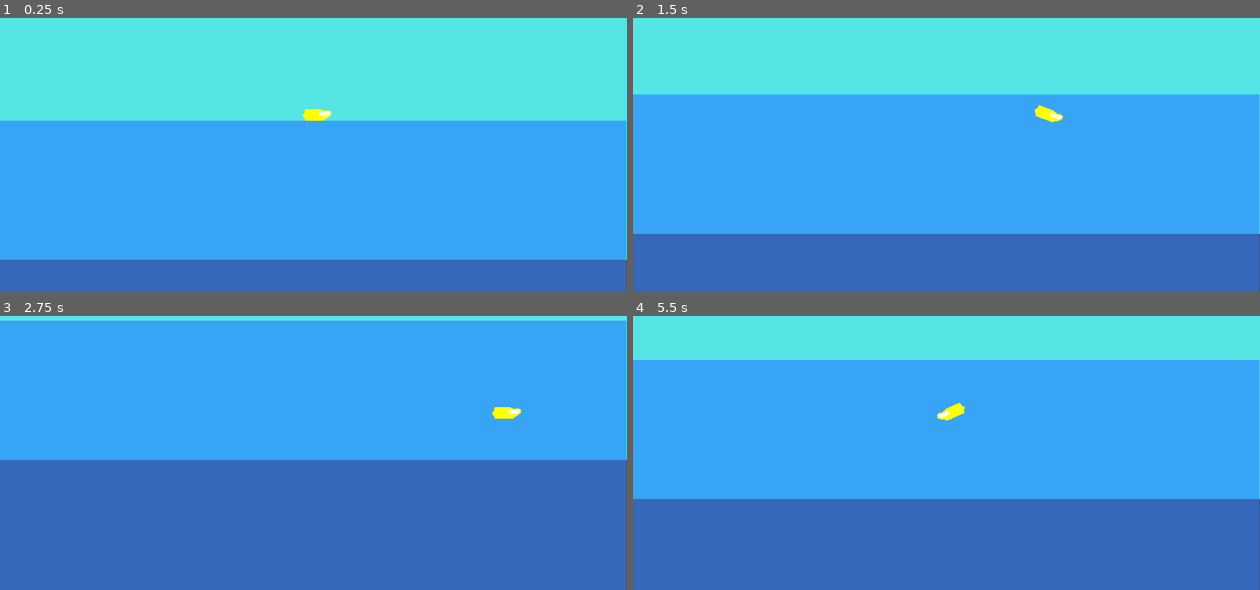
Above: before the commit, frames 1-4 (two rows, left to right).
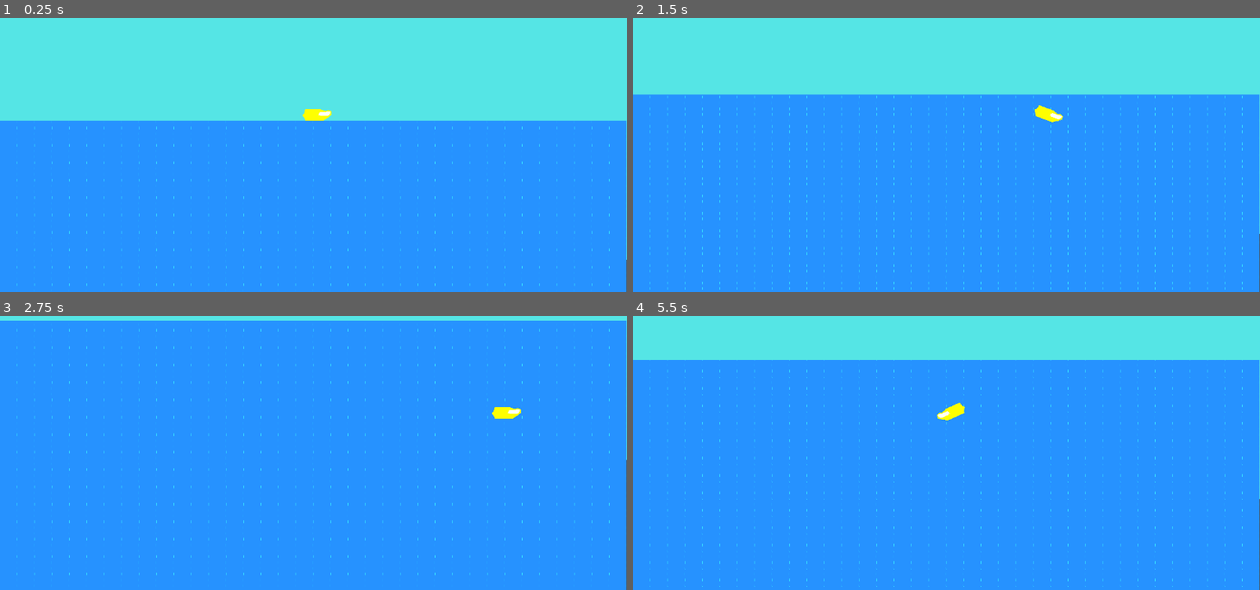
Above: after the commit, the same moments.

Repository: azizul987/underPrime
Game: Godot game, scene res://scene/main.tscn
Two runs of this game, one before a commit and one after it. Both use one fixed random seed, a clock stepped at 60 frames per second and the inputs below.
Inputs:
- Up to frame 1 (0.25 s): no input
- Up to frame 2 (1.5 s): tap Enter at 0.5 s; hold Right (ui_right) 0.53-1.28 s; hold Down (ui_down) from 1.28 s (still down)
- Up to frame 3 (2.75 s): release Down (ui_down) at 2.03 s; hold Right (ui_right) from 2.03 s (still down)
- Up to frame 4 (5.5 s): release Right (ui_right) at 2.78 s; hold Up (ui_up) 2.78-3.53 s; hold Left (ui_left) 3.53-5.03 s; hold Down (ui_down) from 5.03 s (still down)

The runs differ from the first frame. In frame 1, 12% of the frame differs, in the area x 0-100%, y 39-100%; in frame 2, 22%; in frame 3, 48%, in the area x 0-100%, y 4-100%; in frame 4, 33%.

Commit message:
add shader laut

Diff:
--- /dev/null
+++ b/scene/laut.gdshader
@@ -0,0 +1,26 @@
+shader_type canvas_item;
+
+// Kecepatan gelombang air
+uniform float wave_speed = 2.0;
+// Kerapatan gelombang (semakin besar angkanya, riaknya semakin banyak)
+uniform float wave_freq = 10.0;
+// Jarak goyangan DALAM SATUAN PIXEL (sangat gampang diaturnya sekarang)
+uniform float wave_amplitude = 2.0;
+
+void fragment() {
+	vec2 distorted_uv = UV;
+
+	// 1. Hitung nilai gelombang murni (nilainya naik turun antara -1.0 dan 1.0)
+	float wave = sin(TIME * wave_speed + UV.y * wave_freq);
+
+	// 2. Kunci rahasia Pixel Art: Kalikan dengan amplitudo, lalu BULATKAN (round).
+	// Ini memaksa pergeseran hanya terjadi sejauh 1, 2, atau 3 pixel secara utuh, tidak ada koma.
+	float pixel_offset = round(wave * wave_amplitude);
+
+	// 3. Aplikasikan pergeseran ke UV X.
+	// TEXTURE_PIXEL_SIZE.x adalah ukuran tepat 1 pixel dari teksturmu.
+	distorted_uv.x += pixel_offset * TEXTURE_PIXEL_SIZE.x;
+
+	// Terapkan warna
+	COLOR = texture(TEXTURE, distorted_uv);
+}
--- /dev/null
+++ b/scene/main.gdshader
@@ -0,0 +1,91 @@
+shader_type canvas_item;
+
+uniform sampler2D screen_texture : hint_screen_texture, filter_nearest;
+uniform vec2 internal_res = vec2(640.0, 360.0);
+
+// --- Gelombang ---
+uniform float wave_speed    = 1.2;
+uniform float wave_freq     = 0.18;
+uniform float wave_width    = 2.0;
+uniform float wave2_strength = 0.5;
+uniform float wave2_speed   = 0.7;
+uniform float wave2_freq    = 0.11;
+
+// --- Warna air ---
+uniform vec4  water_color : source_color = vec4(0.05, 0.30, 0.60, 0.32);
+uniform vec4  deep_color  : source_color = vec4(0.02, 0.15, 0.40, 0.55);
+uniform float water_height = 360.0;   // baris pixel Y dimana air mulai (dari atas)
+
+// --- Efek permukaan ---
+uniform float highlight_strength = 0.14;
+uniform float shadow_strength    = 0.08;
+uniform float foam_threshold     = 0.72;   // ambang busa (0.0-1.0, makin kecil makin banyak busa)
+uniform float foam_brightness    = 0.55;
+
+// --- Caustic / shimmer ---
+uniform float caustic_strength   = 0.06;
+uniform float caustic_speed      = 2.3;
+uniform float caustic_scale      = 0.07;
+
+// --- Parallax ---
+uniform float parallax_depth     = 0.35;   // seberapa kuat efek parallax depth
+
+void fragment() {
+    vec2 pixel   = floor(SCREEN_UV * internal_res);
+    float t      = TIME;
+    float y      = pixel.y;
+    float x      = pixel.x;
+
+    // Depth factor: 0.0 di permukaan, 1.0 di bawah
+    float depth  = clamp((y - water_height) / (internal_res.y - water_height), 0.0, 1.0);
+
+    // Parallax: layer bawah bergerak lebih lambat
+    float speed_scale = 1.0 - depth * parallax_depth;
+
+    // Gelombang utama dan kedua
+    float wave1  = sin(t * wave_speed * speed_scale + y * wave_freq + x * 0.012);
+    float wave2  = sin(t * wave2_speed * speed_scale + y * wave2_freq + x * 0.008 + 1.7);
+    float wave   = wave1 + wave2 * wave2_strength;
+
+    // Offset horizontal, pixel-snapped
+    float offset_px = round(wave * wave_width * (1.0 - depth * 0.5));
+    vec2 sample_px  = vec2(clamp(pixel.x + offset_px, 0.0, internal_res.x - 1.0), pixel.y);
+    vec2 final_uv   = sample_px / internal_res;
+
+    // Ambil background
+    vec4 bg = texture(screen_texture, final_uv);
+
+    // --- Tint air: blend antara water_color (permukaan) dan deep_color (dalam) ---
+    vec4 w_color = mix(water_color, deep_color, depth);
+    vec3 tinted  = mix(bg.rgb, w_color.rgb, w_color.a);
+
+    // --- Surface normal fake dari turunan gelombang ---
+    // Approx turunan dwave/dy untuk highlight/shadow
+    float wave1_dy = cos(t * wave_speed * speed_scale + y * wave_freq + x * 0.012) * wave_freq;
+    float light    = clamp( wave1_dy, 0.0, 1.0) * highlight_strength * (1.0 - depth * 0.6);
+    float dark     = clamp(-wave1_dy, 0.0, 1.0) * shadow_strength    * (1.0 - depth * 0.6);
+    tinted += light;
+    tinted -= dark;
+
+    // --- Caustic shimmer (hanya di dekat permukaan) ---
+    float caustic_fade = 1.0 - smoothstep(0.0, 0.45, depth);
+    float ca = sin(t * caustic_speed       + x * caustic_scale        + y * caustic_scale * 0.7);
+    float cb = sin(t * caustic_speed * 0.6 + x * caustic_scale * 1.3  + y * caustic_scale * 0.4 + 2.1);
+    float cc = sin(t * caustic_speed * 1.4 + x * caustic_scale * 0.8  + y * caustic_scale * 1.1 + 4.3);
+    // Pixel-snap caustic: floor ke nilai kasar supaya tetap blocky
+    float caustic_raw = (ca + cb + cc) / 3.0;
+    float caustic_px  = floor(caustic_raw * 4.0) / 4.0;  // kuantisasi 4 level
+    tinted += max(caustic_px, 0.0) * caustic_strength * caustic_fade;
+
+    // --- Foam / busa di puncak ombak ---
+    // Normalized wave value (0.0-1.0)
+    float wave_norm = (wave / (1.0 + wave2_strength));          // range ~-1..1
+    float wave_01   = wave_norm * 0.5 + 0.5;                   // remap ke 0..1
+    float foam_fade = 1.0 - smoothstep(0.0, 0.3, depth);       // hanya di permukaan atas
+    float foam      = step(foam_threshold, wave_01) * foam_fade;
+    // Pixel-snap foam: hanya muncul di beberapa pixel horizontal supaya dotty
+    float foam_dot  = step(0.5, fract(x * 0.5));               // selang-seling kolom
+    tinted = mix(tinted, vec3(foam_brightness), foam * foam_dot);
+
+    COLOR = vec4(tinted, bg.a);
+}
--- a/scene/main.tscn
+++ b/scene/main.tscn
@@ -2,6 +2,7 @@
 
 [ext_resource type="Texture2D" uid="uid://df3drn8xsodcn" path="res://sprite/laut dan langit].png" id="1_itxqv"]
 [ext_resource type="Script" uid="uid://dryv7pv71dd7d" path="res://skrip/camera_2d.gd" id="1_wp4xf"]
+[ext_resource type="Shader" uid="uid://c0khr8imndw0v" path="res://scene/laut.gdshader" id="2_brvut"]
 [ext_resource type="PackedScene" uid="uid://8dvq3764lcjx" path="res://scene/kapal_selam.tscn" id="2_v0l8b"]
 
 [sub_resource type="TileSetAtlasSource" id="TileSetAtlasSource_0xm2m"]
@@ -22,6 +23,12 @@
 [sub_resource type="TileSet" id="TileSet_7dm0k"]
 tile_size = Vector2i(32, 32)
 sources/0 = SubResource("TileSetAtlasSource_0xm2m")
+
+[sub_resource type="ShaderMaterial" id="ShaderMaterial_0ha60"]
+shader = ExtResource("2_brvut")
+shader_parameter/wave_speed = 2.0
+shader_parameter/wave_freq = 10.0
+shader_parameter/wave_amplitude = 2.0
 
 [sub_resource type="TileSetAtlasSource" id="TileSetAtlasSource_ig7tw"]
 texture = ExtResource("1_itxqv")
@@ -56,6 +63,7 @@
 
 [node name="Laut" type="TileMapLayer" parent="layer" unique_id=934870603]
 modulate = Color(0.98039216, 0.8352941, 0.8745098, 0.60784316)
+material = SubResource("ShaderMaterial_0ha60")
 position = Vector2(-1, 0)
 tile_map_data = PackedByteArray("AAAAAAwAAQACAAAAAAAAAA0AAQACAAAAAAAAAA4AAQACAAAAAAAAAA8AAQACAAAAAAAAABAAAQACAAAAAAAAAB …(85168 unchanged characters)…
 tile_set = SubResource("TileSet_0xm2m")
@@ -65,3 +73,5 @@
 
 [node name="Camera2D" type="Camera2D" parent="CharacterBody2D" unique_id=1232922700]
 script = ExtResource("1_wp4xf")
+
+[node name="CanvasLayer" type="CanvasLayer" parent="." unique_id=374577257]
Not shown, added: scene/laut.gdshader.uid
Not shown, added: scene/main.gdshader.uid
